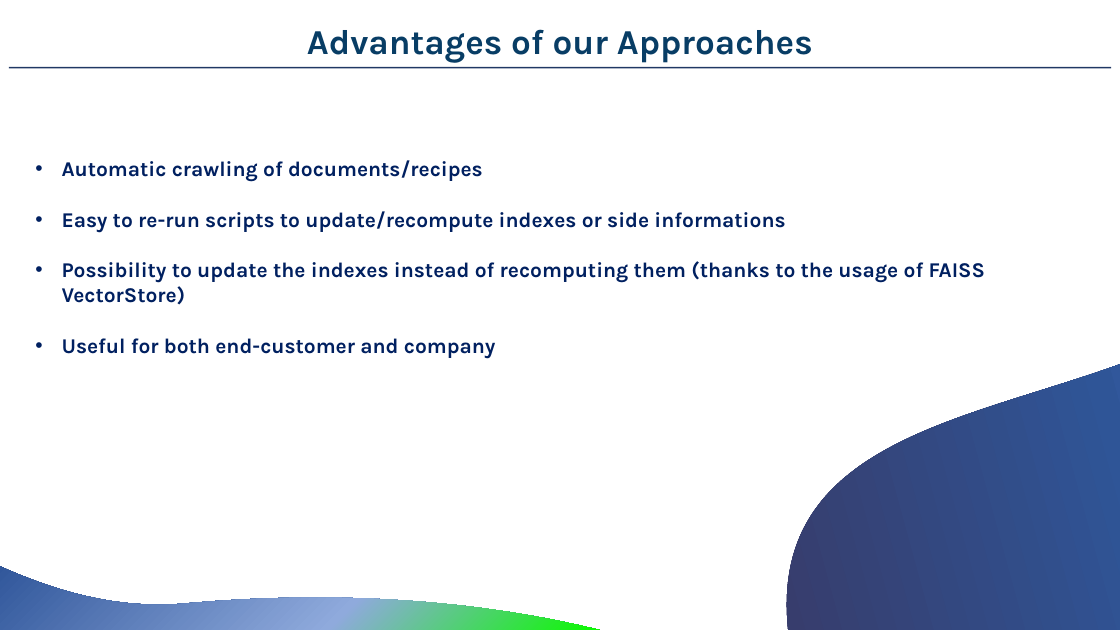
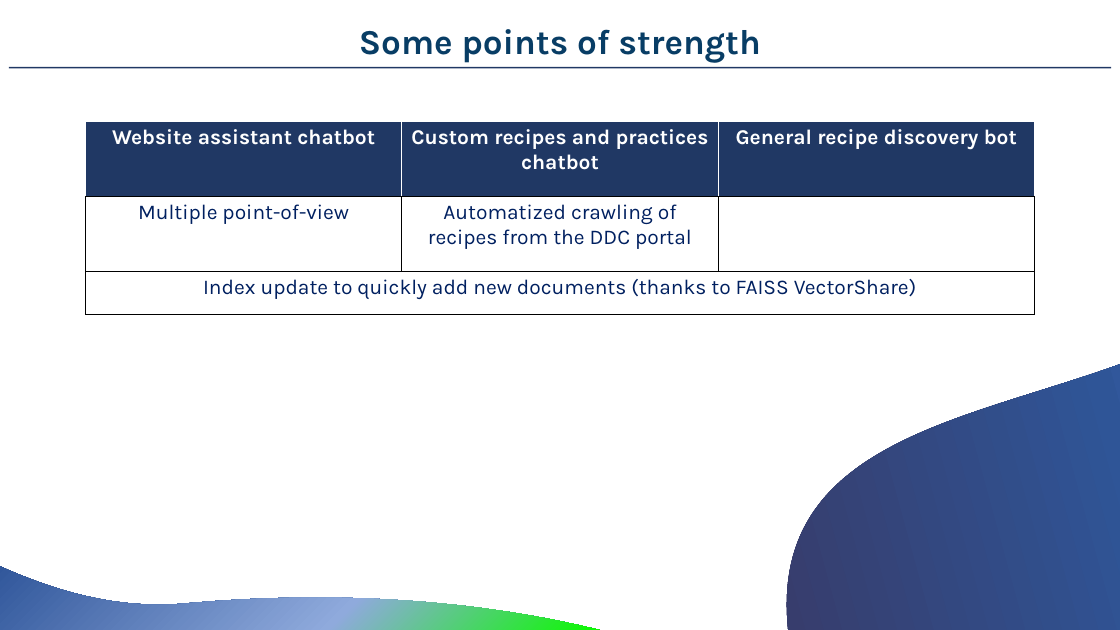
Before and after one commit to MerloSimone/HackatonUnox, a slide deck: slide 11 of Slides/PresentationDS.pptx. Drawn at 1120x630 pixels with LibreOffice and Linux fonts; fonts in the diff are those of the drawing. Boxes give left, top, right and bottom in pixels: in the first picture for what was removed or moved away, otherwise in the second. Text is boxed around its words. In the diff, an @@ line names an element or a change of style, - is before the commit and + after.

```diff
--- a/Slides/PresentationDS.pptx
+++ b/Slides/PresentationDS.pptx
@@ text at box(359, 29, 761, 63): text changed @@
-Advantages of our Approaches
+Some points of strength
@@ table added at box(86, 121, 1036, 315), 3 rows, 3 columns @@
+Website assistant chatbot | Custom recipes and practices chatbot | General recipe discovery bot
+Multiple point-of-view | Automatized crawling of recipes from the DDC portal | 
+Index update to quickly add new documents (thanks to FAISS VectorShare) |  | 
@@ text removed at box(62, 160, 985, 359) @@
-• Automatic crawling of documents/recipes
-• Easy to re-run scripts to update/recompute indexes or side informations
-• Possibility to update the indexes instead of recomputing them (thanks to the usage of FAISS VectorStore)
-• Useful for both end-customer and company
```
Also in this commit, not shown: 2 other slides changed, 2 slides added.
